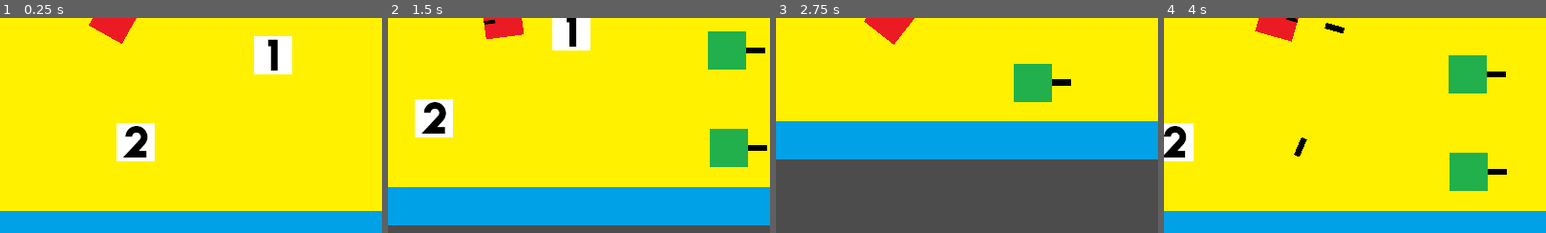
Above: before the commit, frames 1-4 (left to right).
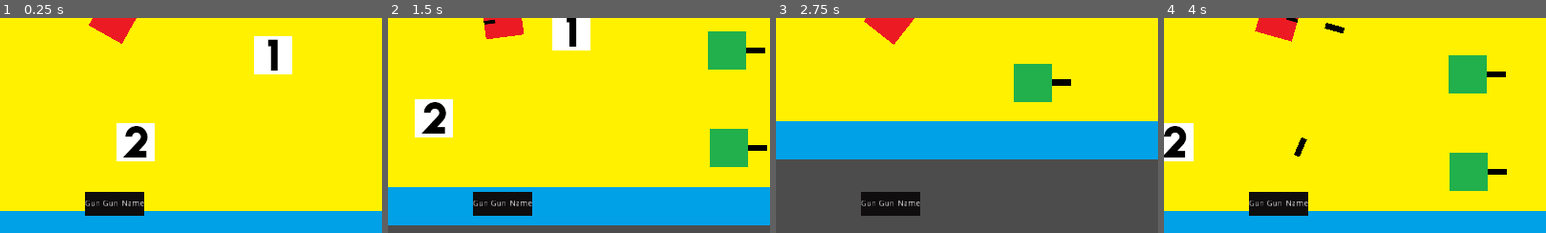
Above: after the commit, the same moments.

Repository: devmcclu/Project-FreeGUN
Game: Godot game, scene res://levels/Main.tscn
Same seed, same stepped clock (60 frames per second), same inputs: the game is played once before the commit and once after it.
Inputs (mouse positions are % of the whole screen's width and height, from its top left):
- Up to frame 1 (0.25 s): no input
- Up to frame 2 (1.5 s): tap Enter at 0.5 s; move the mouse to (72, 45) at 0.52 s; hold D (player_move_right) 0.53-1.28 s; click (72, 45) at 0.6 s; move the mouse to (30, 55) at 1.27 s; hold S (player_move_down) from 1.28 s (still down); click (30, 55) at 1.35 s
- Up to frame 3 (2.75 s): move the mouse to (60, 28) at 2.02 s; release S (player_move_down) at 2.03 s; hold D (player_move_right) from 2.03 s (still down); tap 1 (switch_weapon_1) at 2.1 s; click (60, 28) at 2.3 s
- Up to frame 4 (4 s): move the mouse to (45, 70) at 2.77 s; release D (player_move_right) at 2.78 s; hold W (player_move_up) 2.78-3.53 s; tap 2 (switch_weapon_2) at 2.85 s; click (45, 70) at 3.05 s; move the mouse to (80, 65) at 3.52 s; hold A (player_move_left) from 3.53 s (still down); tap 3 (switch_weapon_3) at 3.6 s; click (80, 65) at 3.8 s
The pictures show only the part of the screen within x 35-85%, y 50-100%; the shares and areas given below are measured in that part.

The runs differ from the first frame. In frame 1, 1.7% of the frame differs, in the area x 22-38%, y 80-92%; in frame 2, 1.7%; in frame 3, 1.6%; in frame 4, 1.7%.

Commit message:
Extra GUI Module, Experimental Scaling, and more comments
The GUI gained and additional module for setting the gun name. The player script gained extra comments to clarify some parts of the script. An experimental script was added for Pixel Perfect scaling in the viewport

Diff:
--- a/characters/player.tscn
+++ b/characters/player.tscn
@@ -4,9 +4,6 @@
 [ext_resource path="res://graphics/Player.png" type="Texture" id=2]
 [ext_resource path="res://graphics/bullet.png" type="Texture" id=3]
 [ext_resource path="res://gui/GUI.tscn" type="PackedScene" id=4]
-
-
-
 
 [sub_resource type="RectangleShape2D" id=1]
 
@@ -18,7 +15,7 @@
 custom_solver_bias = 0.0
 extents = Vector2( 32.1106, 32.283 )
 
-[node name="player" type="KinematicBody2D" index="0"]
+[node name="player" type="KinematicBody2D"]
 
 position = Vector2( 278.874, 231.712 )
 input_pickable = false
--- a/gui/GUI.tscn
+++ b/gui/GUI.tscn
@@ -1,11 +1,11 @@
-[gd_scene load_steps=6 format=2]
+[gd_scene load_steps=7 format=2]
 
 [ext_resource path="res://Iso_Dark/iso_dark.theme" type="Theme" id=1]
 [ext_resource path="res://gui/Timer.tscn" type="PackedScene" id=2]
 [ext_resource path="res://gui/KillCounter.tscn" type="PackedScene" id=3]
 [ext_resource path="res://gui/HealthCounter.tscn" type="PackedScene" id=4]
-[ext_resource path="res://gui/AmmoCounter.tscn" type="PackedScene" id=5]
-
+[ext_resource path="res://gui/GunName.tscn" type="PackedScene" id=5]
+[ext_resource path="res://gui/AmmoCounter.tscn" type="PackedScene" id=6]
 
 [node name="GUI" type="MarginContainer"]
 
@@ -86,17 +86,23 @@
 rect_clip_content = false
 mouse_filter = 1
 mouse_default_cursor_shape = 0
-size_flags_horizontal = 1
+size_flags_horizontal = 3
 size_flags_vertical = 1
 alignment = 0
-_sections_unfolded = [ "Anchor", "Grow Direction", "Margin", "Rect" ]
+_sections_unfolded = [ "Anchor", "Grow Direction", "Margin", "Rect", "Size Flags" ]
 
 [node name="HealthCounter" parent="VBoxContainer/HBoxContainer" index="0" instance=ExtResource( 4 )]
 
 margin_left = 0.0
+margin_right = 551.0
+size_flags_horizontal = 3
+
+[node name="GunName" parent="VBoxContainer/HBoxContainer" index="1" instance=ExtResource( 5 )]
+
+margin_left = 555.0
 margin_right = 1106.0
 size_flags_horizontal = 3
 
-[node name="AmmoCounter" parent="VBoxContainer/HBoxContainer" index="1" instance=ExtResource( 5 )]
+[node name="AmmoCounter" parent="VBoxContainer/HBoxContainer" index="2" instance=ExtResource( 6 )]
 
 editor/display_folded = true
--- /dev/null
+++ b/gui/GunName.tscn
@@ -0,0 +1,13 @@
+[gd_scene load_steps=2 format=2]
+
+[ext_resource path="res://gui/Counter.tscn" type="PackedScene" id=1]
+
+[node name="GunName" index="0" instance=ExtResource( 1 )]
+
+[node name="Title" parent="Counter/Panel" index="0"]
+
+text = "Gun"
+
+[node name="Amount" parent="Counter/Panel" index="1"]
+
+text = "Gun_Name"
--- a/levels/Main.tscn
+++ b/levels/Main.tscn
@@ -41,19 +41,23 @@
 collision_mask = 15
 collision/safe_margin = 0.05
 
-[node name="enemy" parent="." index="2" instance=ExtResource( 3 )]
+[node name="enimies" type="Node" parent="." index="2"]
+
+editor/display_folded = true
+
+[node name="enemy" parent="enimies" index="0" instance=ExtResource( 3 )]
 
 position = Vector2( 805.116, 325.649 )
 
-[node name="enemy2" parent="." index="3" instance=ExtResource( 3 )]
+[node name="enemy2" parent="enimies" index="1" instance=ExtResource( 3 )]
 
 position = Vector2( 776.005, 159.475 )
 
-[node name="enemy3" parent="." index="4" instance=ExtResource( 3 )]
+[node name="enemy3" parent="enimies" index="2" instance=ExtResource( 3 )]
 
 position = Vector2( 807.765, 489.741 )
 
-[node name="gun_1" type="Area2D" parent="." index="5"]
+[node name="gun_1" type="Area2D" parent="." index="3"]
 
 editor/display_folded = true
 position = Vector2( 543.817, 293.954 )
@@ -86,7 +90,7 @@
 shape = SubResource( 1 )
 _sections_unfolded = [ "Transform" ]
 
-[node name="gun_2" type="Area2D" parent="." index="6"]
+[node name="gun_2" type="Area2D" parent="." index="4"]
 
 editor/display_folded = true
 position = Vector2( 314.156, 439.543 )
@@ -118,7 +122,7 @@
 shape = SubResource( 2 )
 _sections_unfolded = [ "Transform" ]
 
-[node name="walls" type="Node2D" parent="." index="7"]
+[node name="walls" type="Node" parent="." index="5"]
 
 editor/display_folded = true
 
--- /dev/null
+++ b/scripts/PixelPerfectScaling.gd
@@ -0,0 +1,50 @@
+# original code by CowThing: https://github.com/godotengine/godot/issues/6506
+# port to Godot 3 and bugfixes by atomius.
+
+# usage:
+# set this script as AutoLoad (Singleton enabled)
+#
+# in the project settings:
+# [display]
+# set 'window/size/width' and 'window/size/height' to your desired render resolution.
+# set 'window/size/test_width' and 'window/size/test_height' to the initial window size.
+# set 'window/stretch/mode' to "viewport"
+#
+# [rendering]
+# set 'quality/2d/use_pixel_snap' to true.
+
+
+extends Node
+
+onready var root = get_tree().root
+onready var base_size = root.get_visible_rect().size
+
+
+func _ready():
+	get_tree().connect("screen_resized", self, "_on_screen_resized")
+
+	root.set_attach_to_screen_rect(root.get_visible_rect())
+	_on_screen_resized()
+
+
+func _on_screen_resized():
+	var new_window_size = OS.window_size
+
+	var scale_w = max(int(new_window_size.x / base_size.x), 1)
+	var scale_h = max(int(new_window_size.y / base_size.y), 1)
+	var scale = min(scale_w, scale_h)
+
+	var diff = new_window_size - (base_size * scale)
+	var diffhalf = (diff * 0.5).floor()
+
+	root.set_attach_to_screen_rect(Rect2(diffhalf, base_size * scale))
+
+	# Black bars to prevent flickering:
+	var odd_offset = Vector2(int(new_window_size.x) % 2, int(new_window_size.y) % 2)
+
+	VisualServer.black_bars_set_margins(
+		max(diffhalf.x, 0), # prevent negative values, they make the black bars go in the wrong direction.
+		max(diffhalf.y, 0),
+		max(diffhalf.x, 0) + odd_offset.x,
+		max(diffhalf.y, 0) + odd_offset.y
+	)
--- a/scripts/Player.gd
+++ b/scripts/Player.gd
@@ -10,7 +10,7 @@
 var health = 100
 #Array to check if player has a gun
 var has_guns = [true, false, false]
-#Array to store current gun stats (gun number, bullet speed, damage)
+#Array to store current gun stats (gun number(gun_stats[0]), bullet speed(gun_stats[1]), damage(gun_stats[2]))
 var gun_stats = [0, 500, 34]
 #array to store gun ammunition ammount
 var gun_ammo = [1, 0, 0]
@@ -37,16 +37,20 @@
 	var switch_weapon_2 = Input.is_action_just_pressed("switch_weapon_2")
 	var switch_weapon_3 = Input.is_action_just_pressed("switch_weapon_3")
 
-	#Player Fires Weapon
-#	if fire_gun and gun_ammo[current_gun] > 0:
+	#Player Fires Weapon if player has enough ammo
 	if fire_gun and gun_ammo[gun_stats[0]] > 0:
 		print("fire")
+		#Bullet scene is loading into game
 		var new_bullet = load("res://bullet.tscn").instance()
 		$"../".add_child(new_bullet)
+		#Bullet position and rotation is set to the spawn point and rotation on the player
 		new_bullet.position = $"bullet_spawn".global_position
 		new_bullet.rotation = self.rotation
+		#Velocity of the bullet is set to the speed of the weapon's bullets
 		new_bullet.linear_velocity = Vector2(cos(self.rotation)*gun_stats[1], sin(self.rotation)*gun_stats[1])
+		#The parent of the bullet is set to the player
 		new_bullet.parent = self
+		#Check to see if player still has ammo for all guns besides starting weapon
 		if gun_stats[0] > 0:
 			self.gun_ammo[gun_stats[0]] -= 1
 			print(gun_ammo[gun_stats[0]])
@@ -59,6 +63,7 @@
 	if weapon_down:
 		print("down a weapon")
 
+	#Switch player weapon when switch weapon key is pressed
 	if switch_weapon_1:
 		if has_guns[0] == true:
 			self.gun_stats = [0, 500, 34]
@@ -98,7 +103,10 @@
 
 #On gun pickup, change gun variables
 func _on_Area2D_area_entered(area):
+	#Player's gun stats are changed to reflect the gun
 	self.gun_stats = [area.gun_number, area.bullet_speed, area.damage]
+	#Player has the gun
 	self.has_guns[area.gun_number] = true
+	#Player aquires base ammo for the gun
 	self.gun_ammo[area.gun_number] = area.gun_ammo_count
 	area.queue_free()
--- a/scripts/bullet.gd
+++ b/scripts/bullet.gd
@@ -4,6 +4,7 @@
 # var a = 2
 # var b = "textvar"
 
+#Parent player of the bullet will be set to this
 var parent
 
 func _ready():
